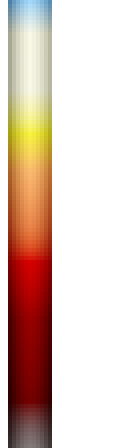
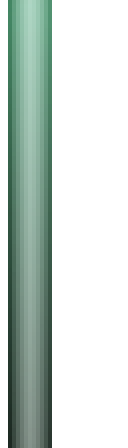
Layer changes from the first 128 x 448 image to the second:
added group "FG-inter" with 3 layers above "FG-sun" over (8, 0, 52, 448)
added layer "barshine #3" (soft light) in group "FG-inter" over (8, 0, 52, 448)
added layer "barbungle #3" (soft light) in group "FG-inter" over (8, 0, 52, 448)
added layer "incanbar #3" in group "FG-inter" over (8, 0, 52, 448)
hid group "FG-heat" (4 layers) over (8, 0, 52, 448)
